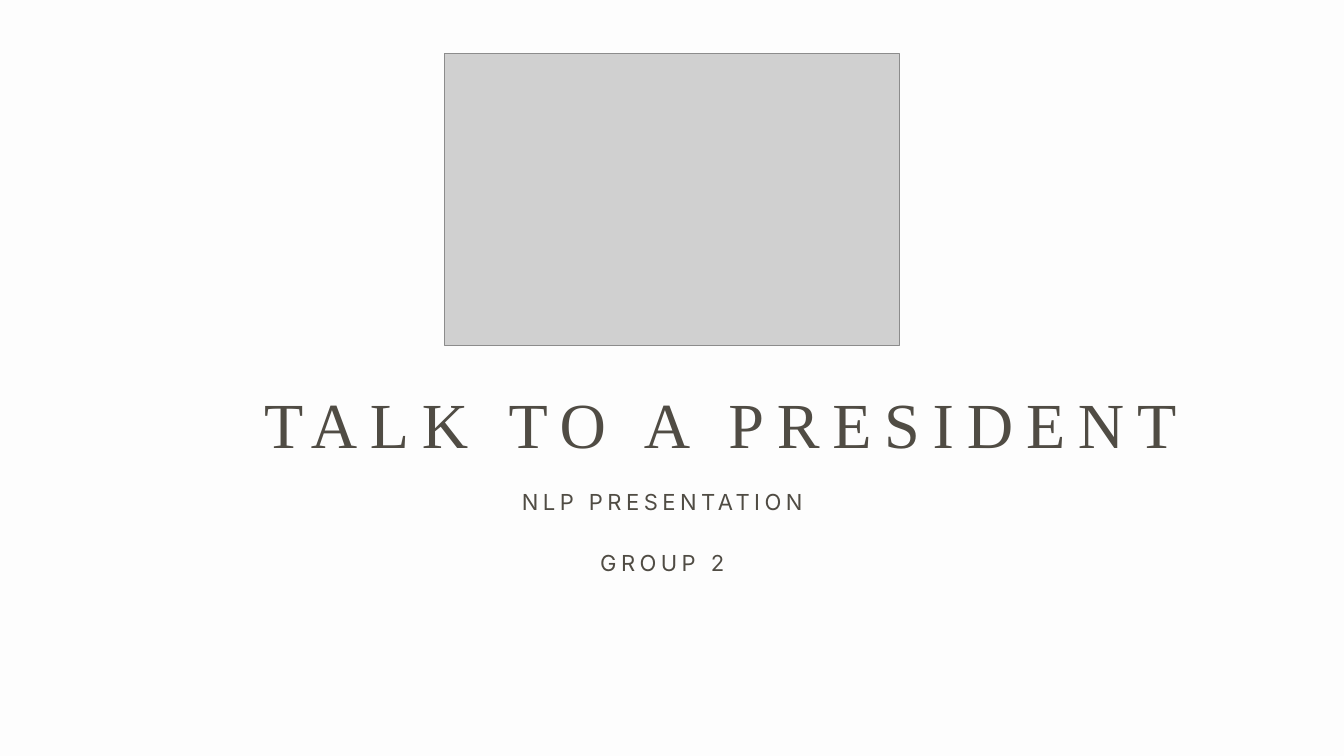
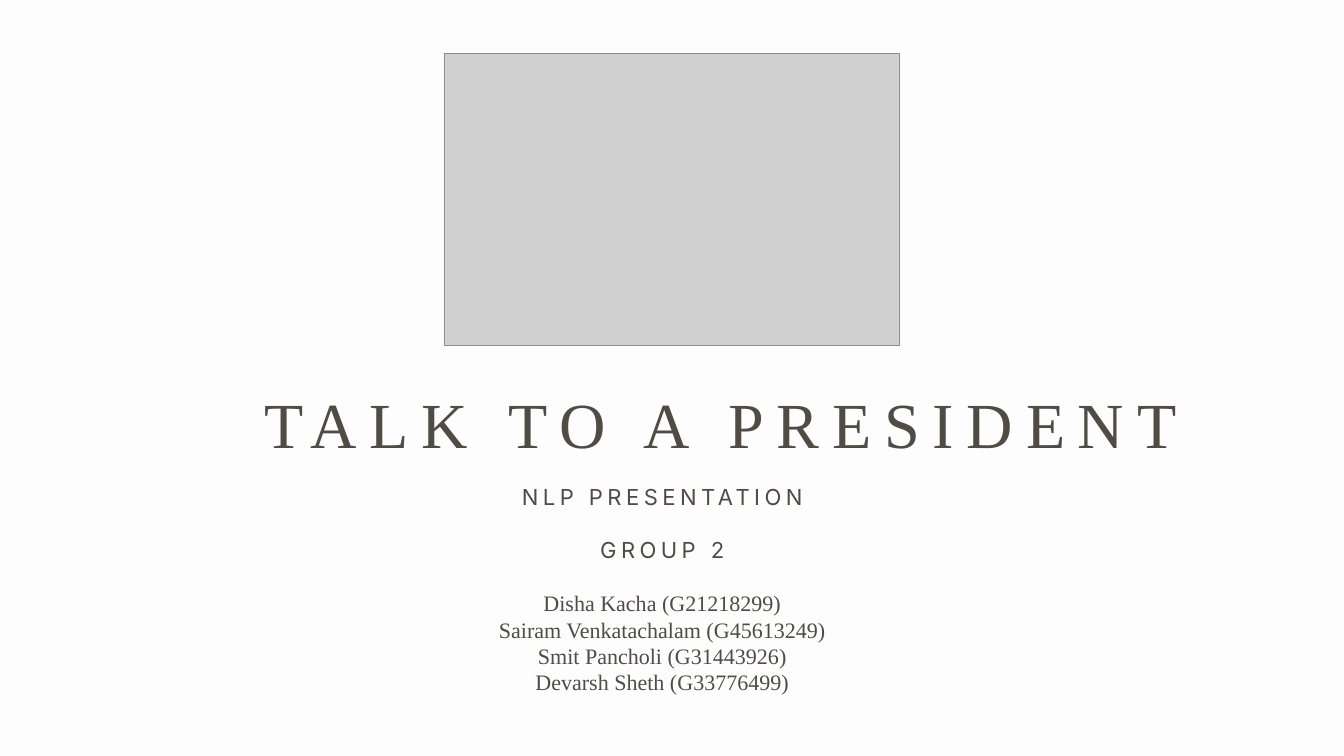
Before and after one commit to smitpancholi313/Final-Project-Group2, a slide deck: slide 1 of Final-Group-Presentation/SPEECHES.pptx. Drawn at 1344x756 pixels with LibreOffice and Linux fonts; fonts in the diff are those of the drawing; grey boxes stand for pictures. Boxes give left, top, right and bottom in pixels: in the first picture for what was removed or moved away, otherwise in the second. Text is boxed around its words. In the diff, an @@ line names an element or a change of style, - is before the commit and + after.

```diff
--- a/Final-Group-Presentation/SPEECHES.pptx
+++ b/Final-Group-Presentation/SPEECHES.pptx
@@ text at (x1=600, y1=542, x2=724, y2=558): line spacing 33.1pt to 1 @@
@@ text at (x1=499, y1=595, x2=825, y2=695): paragraphs added @@
+Disha Kacha (G21218299)
+Sairam Venkatachalam (G45613249)
+Smit Pancholi (G31443926)
+Devarsh Sheth (G33776499)
```
Also in this commit, not shown: 3 other slides changed, 1 other file.
